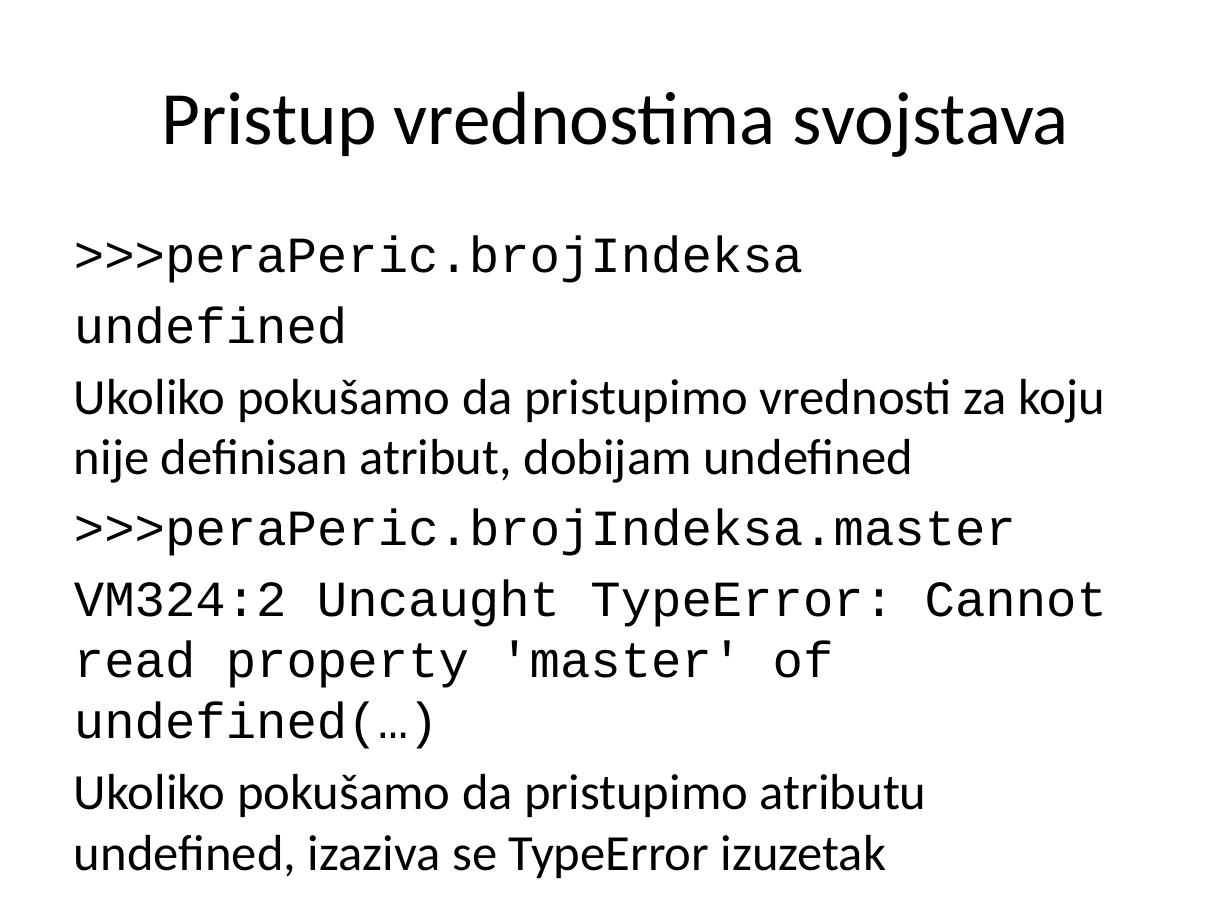
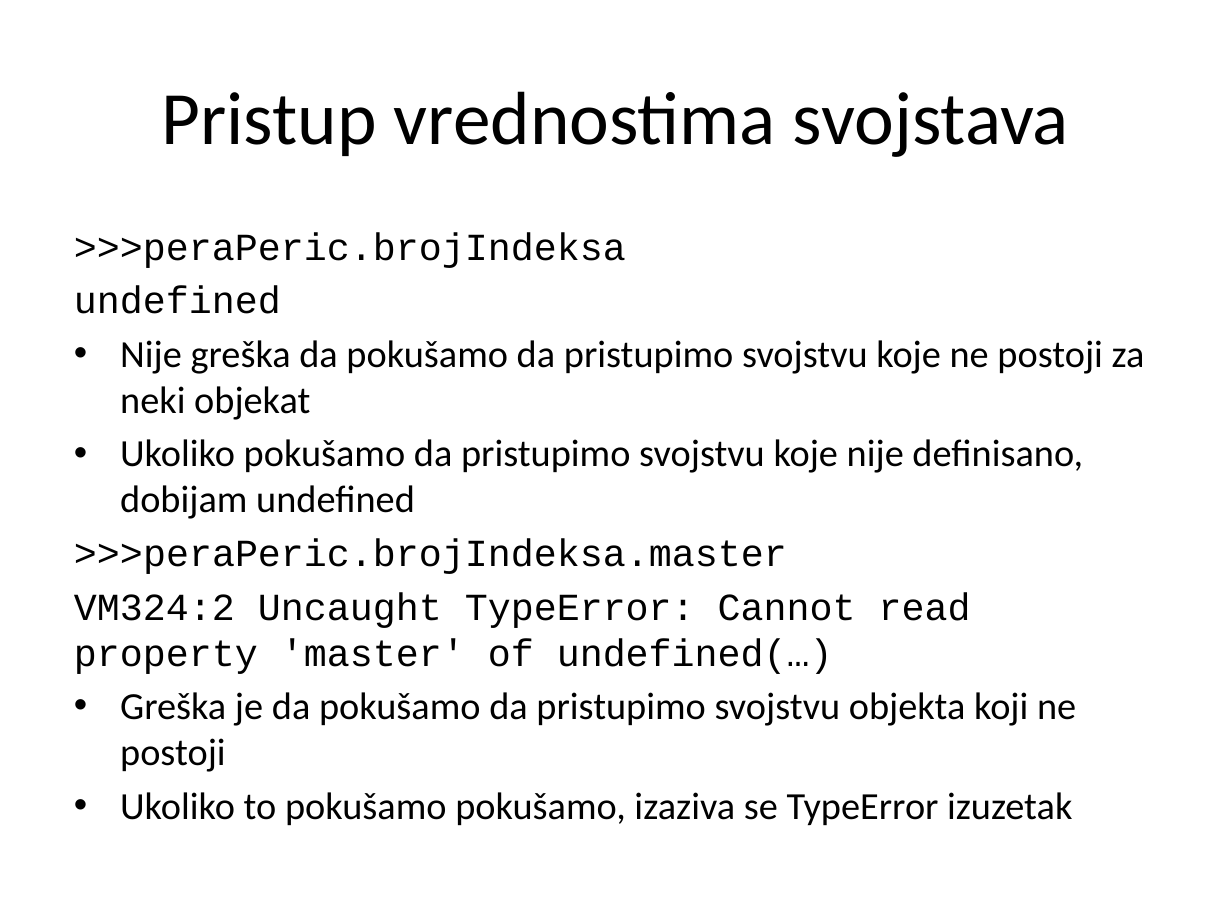
Before and after one commit to StefanAndjelic/2016, a slide deck: slide 12 of JavaScript/01_Objekti/JavaScript_01_Objekti.pptx (slide 6 before the commit). Drawn at 1232x924 pixels with LibreOffice and Linux fonts; fonts in the diff are those of the drawing. Boxes give left, top, right and bottom in pixels: in the first picture for what was removed or moved away, otherwise in the second. Text is boxed around its words. In the diff, an @@ line names an element or a change of style, - is before the commit and + after.

```diff
--- a/JavaScript/01_Objekti/JavaScript_01_Objekti.pptx
+++ b/JavaScript/01_Objekti/JavaScript_01_Objekti.pptx
@@ text at (74, 232, 971, 674): size 29.6 to 22.4 pt in ">>>peraPeric.brojIndeksa", "undefined", ">>>peraPeric.brojIndeksa.master", "VM324:2 Uncaught TypeError: Cannot read property 'master' ..."; less space between paragraphs @@
@@ text at (120, 340, 1145, 519): text changed; size 29.6 to 22.4 pt @@
-Ukoliko pokušamo da pristupimo vrednosti za koju nije definisan atribut, dobijam undefined
+• Nije greška da pokušamo da pristupimo svojstvu koje ne postoji za neki objekat
+• Ukoliko pokušamo da pristupimo svojstvu koje nije definisano, dobijam undefined
@@ text at (120, 692, 1076, 826): text changed; size 29.6 to 22.4 pt @@
-Ukoliko pokušamo da pristupimo atributu undefined, izaziva se TypeError izuzetak
+• Greška je da pokušamo da pristupimo svojstvu objekta koji ne postoji
+• Ukoliko to pokušamo pokušamo, izaziva se TypeError izuzetak
```
Also in this commit, not shown: 4 other slides changed, 25 slides added, 1 slide removed, 2 other files.
